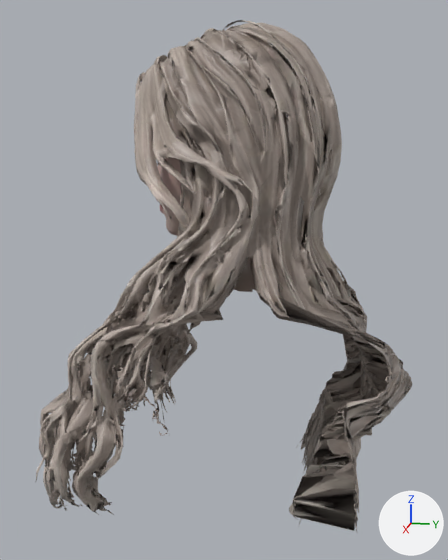
What one commit did to the glTF model models/heads/f_silver.glb.
Camera for both pictures: a camera (50 mm lens) standing at (0.632, 0.304, -1.141) and looking at (0.004, 0.178, -1.299). The axes (+X, +Y, +Z) are drawn at lower right. The lights are the same throughout. The older version comes first. Where no turn or scale is listed for an object, it has been applied to the vertices. Vertices at exactly the same position are counted once.

In view in the first picture: 'head_f_silver'.
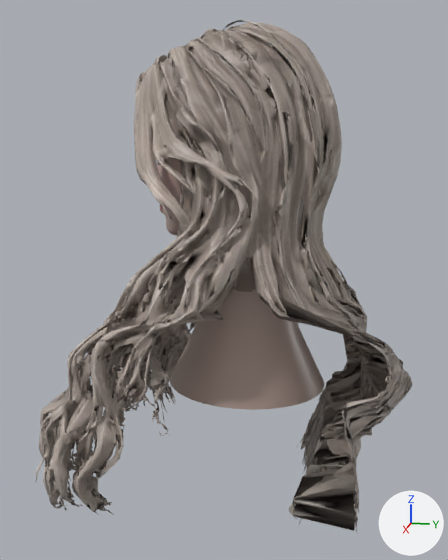
The change in detail:
me_head_f_silver is used by ob_head_f_silver; location (0.0, 0.0, 0.0).
me_head_f_silver had 39609 vertices, 78944 faces and spanned x -0.162..0.164, y 0.009..0.373, z -1.555..-1.044.
me_head_f_silver now has 39801 vertices, 79264 faces and spans x -0.162..0.164, y 0.009..0.373, z -1.555..-1.044.
me_head_f_silver part 1: a new loose piece of 192 vertices spanning x -0.072..0.076, y 0.118..0.287, z -1.411..-1.262, in mat_head.
Other edits to the shape of me_head_f_silver do not show in these pictures.

Boxes (x1, y1, x2, y2) around the edits, measured in the pictures (448 x 560 px):
part 1 of me_head_f_silver, added (brown): after (170, 257, 324, 410)
